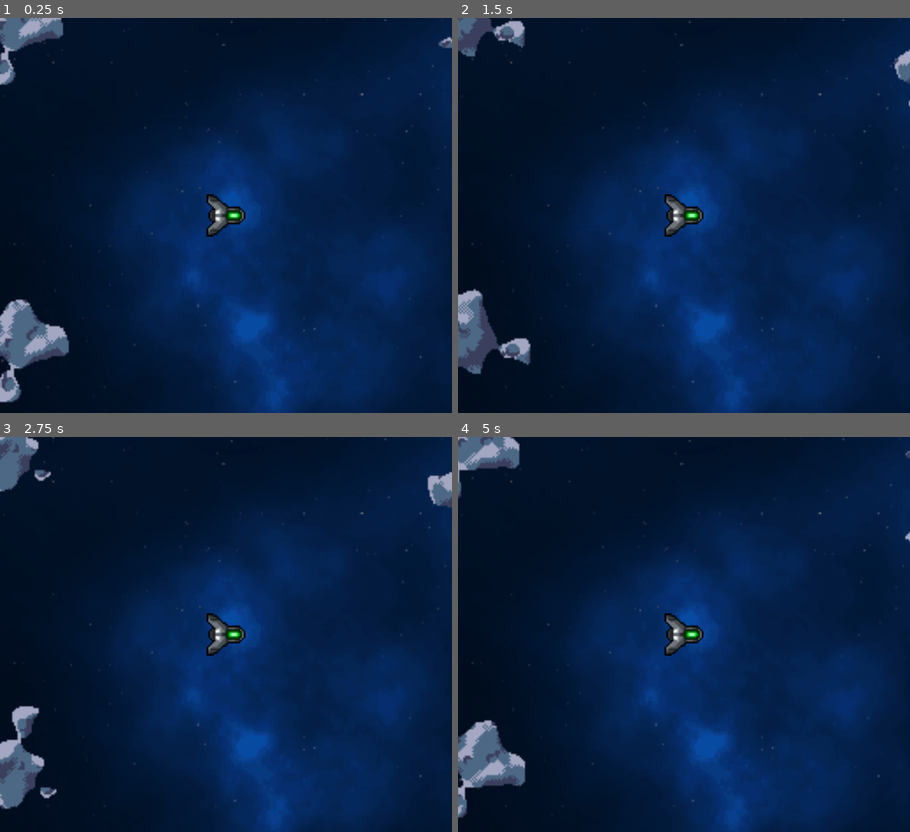
Above: before the commit, frames 1-4 (two rows, left to right).
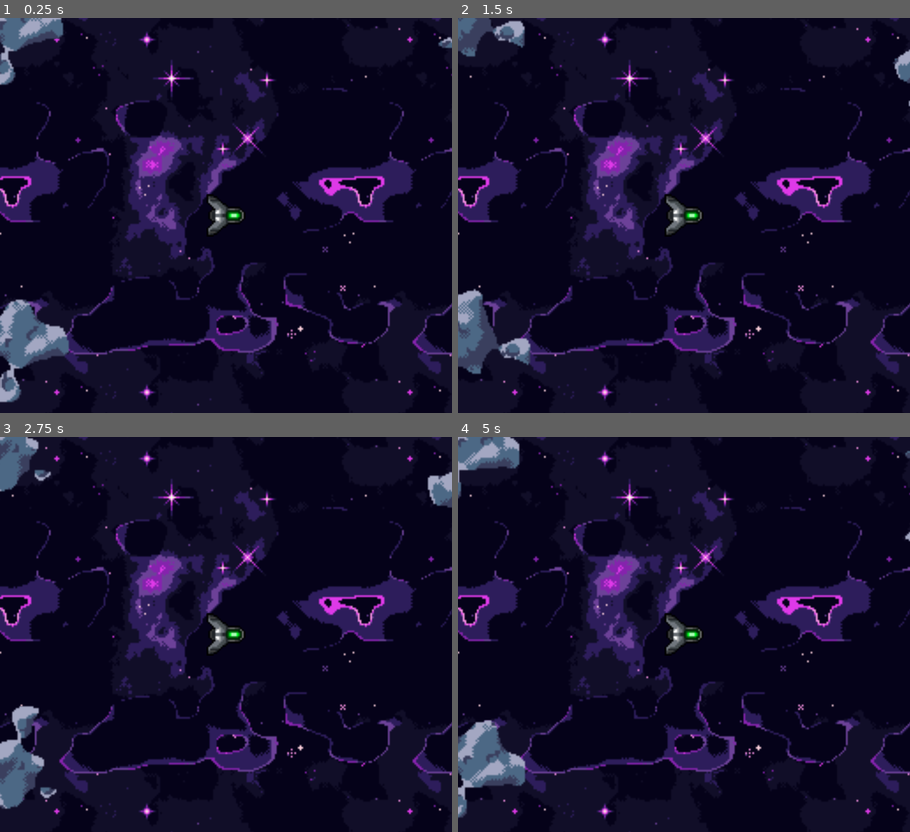
Above: after the commit, the same moments.

Repository: sirbrillig/take-the-sky-godot
Game: Godot game, scene res://scenes/space.tscn
Same seed, same stepped clock (60 frames per second), same inputs: the game is played once before the commit and once after it.
Inputs:
- Up to frame 1 (0.25 s): no input
- Up to frame 2 (1.5 s): no input
- Up to frame 3 (2.75 s): no input
- Up to frame 4 (5 s): no input

The runs differ from the first frame. In frame 1, 61% of the frame differs, in the area x 0-100%, y 0-100%; in frame 2, 61%; in frame 3, 61%; in frame 4, 61%.

Commit message:
Add world boundaries and tiled background

Diff:
--- a/scenes/space.tscn
+++ b/scenes/space.tscn
@@ -1,8 +1,16 @@
-[gd_scene load_steps=4 format=3 uid="uid://cpuntx3vrj4ap"]
+[gd_scene load_steps=7 format=3 uid="uid://cpuntx3vrj4ap"]
 
-[ext_resource type="Texture2D" uid="uid://lxflfm680oit" path="res://images/Nebula Blue.png" id="1_xp0eu"]
+[ext_resource type="Texture2D" uid="uid://no7emv8six31" path="res://images/Purple Space.png" id="1_qv12b"]
 [ext_resource type="PackedScene" uid="uid://75amelshbw2u" path="res://scenes/player_ship.tscn" id="2_6mlfo"]
 [ext_resource type="PackedScene" uid="uid://s6oyhg2go8or" path="res://scenes/asteroid.tscn" id="3_tsrvc"]
+
+[sub_resource type="WorldBoundaryShape2D" id="WorldBoundaryShape2D_u55q4"]
+distance = -1.0
+
+[sub_resource type="WorldBoundaryShape2D" id="WorldBoundaryShape2D_kdnna"]
+normal = Vector2(1, 0)
+
+[sub_resource type="WorldBoundaryShape2D" id="WorldBoundaryShape2D_df7ng"]
 
 [node name="Space" type="Node2D"]
 
@@ -10,9 +18,13 @@
 
 [node name="ParallaxLayer" type="ParallaxLayer" parent="ParallaxBackground"]
 
-[node name="NebulaBlue" type="Sprite2D" parent="ParallaxBackground/ParallaxLayer"]
-position = Vector2(1401, 1695)
-texture = ExtResource("1_xp0eu")
+[node name="TextureRect" type="TextureRect" parent="ParallaxBackground/ParallaxLayer"]
+offset_left = -598.0
+offset_top = -512.0
+offset_right = 877.0
+offset_bottom = 746.0
+texture = ExtResource("1_qv12b")
+stretch_mode = 1
 
 [node name="PlayerShip" parent="." instance=ExtResource("2_6mlfo")]
 position = Vector2(123.295, 107.231)
@@ -30,3 +42,23 @@
 
 [node name="Asteroid5" parent="." instance=ExtResource("3_tsrvc")]
 position = Vector2(3.22725, 179.978)
+
+[node name="StaticBody2D" type="StaticBody2D" parent="."]
+
+[node name="CollisionShape2D" type="CollisionShape2D" parent="StaticBody2D"]
+position = Vector2(111, 597)
+shape = SubResource("WorldBoundaryShape2D_u55q4")
+
+[node name="CollisionShape2D2" type="CollisionShape2D" parent="StaticBody2D"]
+position = Vector2(121, -366)
+rotation = 3.13064
+shape = SubResource("WorldBoundaryShape2D_u55q4")
+
+[node name="CollisionShape2D3" type="CollisionShape2D" parent="StaticBody2D"]
+position = Vector2(-501, 31)
+shape = SubResource("WorldBoundaryShape2D_kdnna")
+
+[node name="CollisionShape2D4" type="CollisionShape2D" parent="StaticBody2D"]
+position = Vector2(713, 166)
+rotation = -1.57079
+shape = SubResource("WorldBoundaryShape2D_df7ng")
Renamed: images/Space Background.png -> images/Purple Space.png
Not shown, changed: images/Purple Space.png.import
